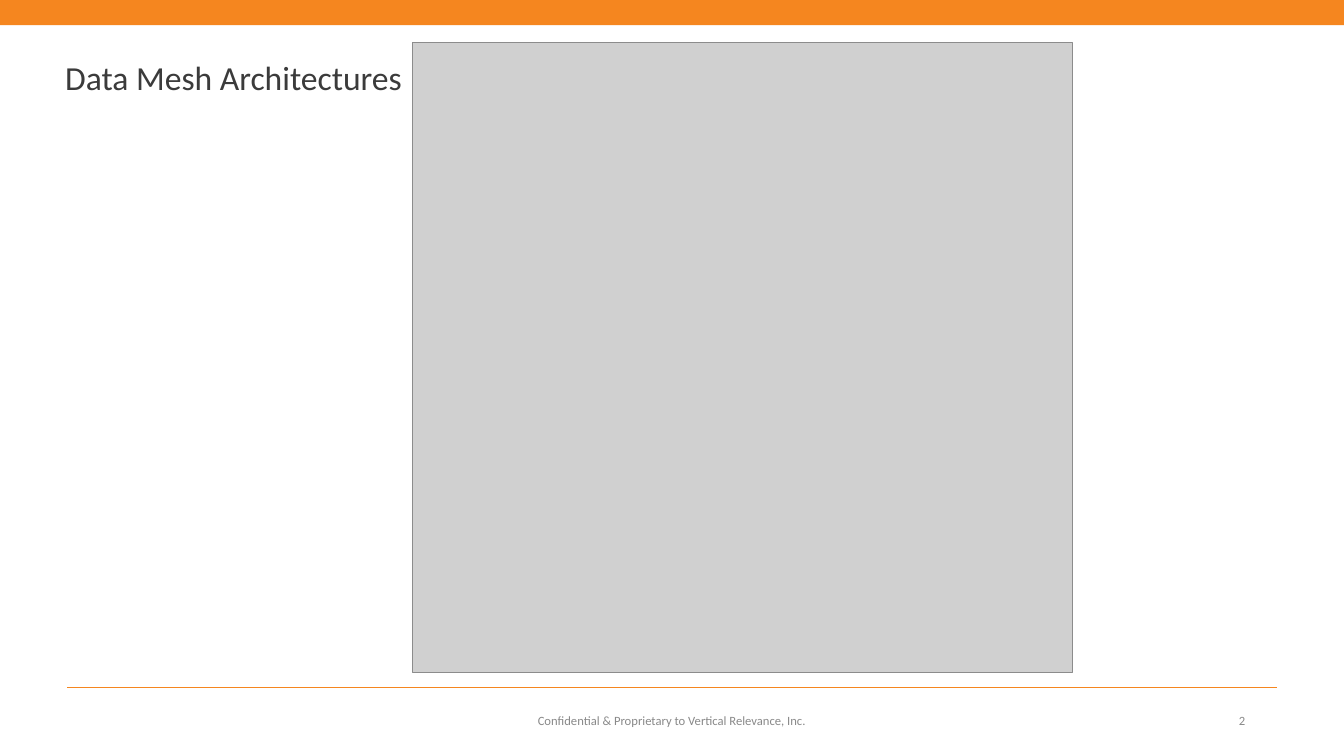
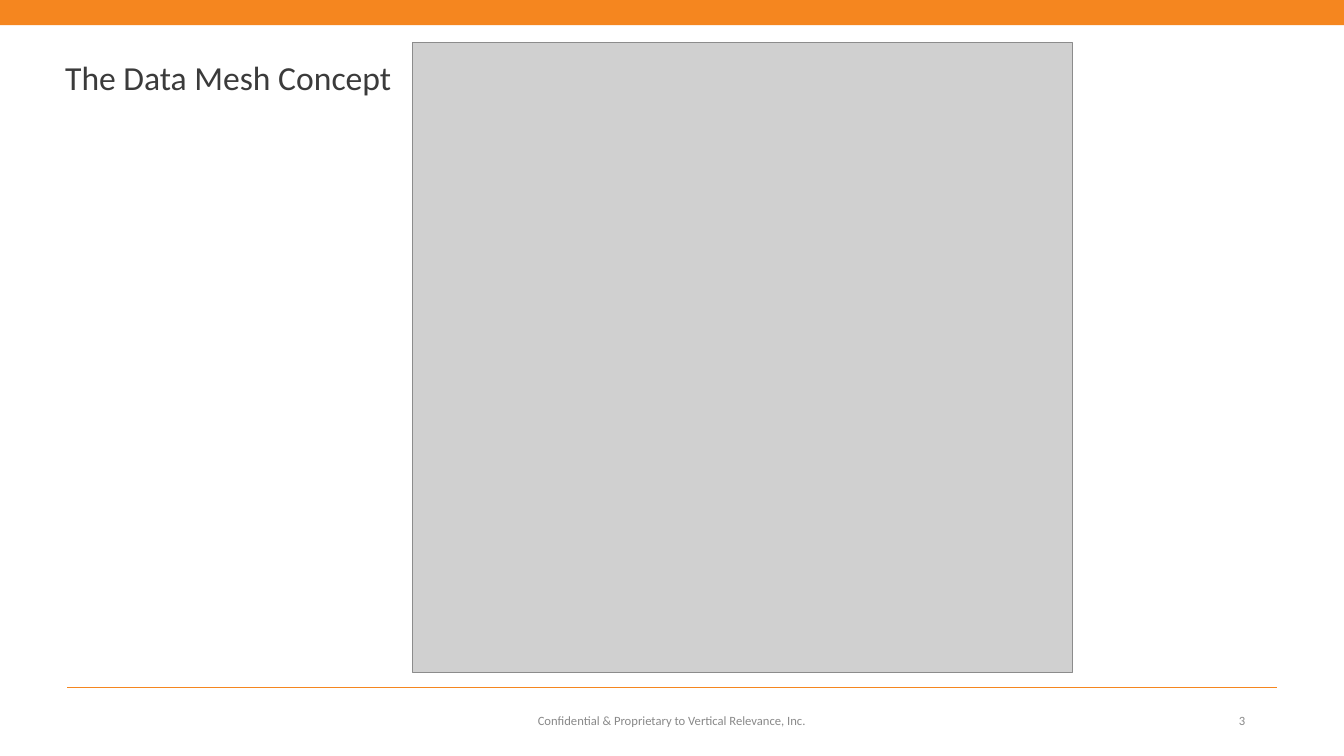
Before and after one commit to VerticalRelevance/LakeHouseFoundations-Blueprint, a slide deck: slide 3 of resources/Lake_House_Foundations_Solution_Slide.pptx (slide 2 before the commit). Drawn at 1344x756 pixels with LibreOffice and Linux fonts; fonts in the diff are those of the drawing; grey boxes stand for pictures; background and template pictures are left out. Boxes give left, top, right and bottom in pixels: in the first picture for what was removed or moved away, otherwise in the second. Text is boxed around its words. In the diff, an @@ line names an element or a change of style, - is before the commit and + after.

```diff
--- a/resources/Lake_House_Foundations_Solution_Slide.pptx
+++ b/resources/Lake_House_Foundations_Solution_Slide.pptx
@@ title at box(65, 66, 391, 96): text changed @@
-Data Mesh Architectures
+The Data Mesh Concept
```
Also in this commit, not shown: 1 other slide changed, 2 slides added, 1 slide removed, 2 other files.
